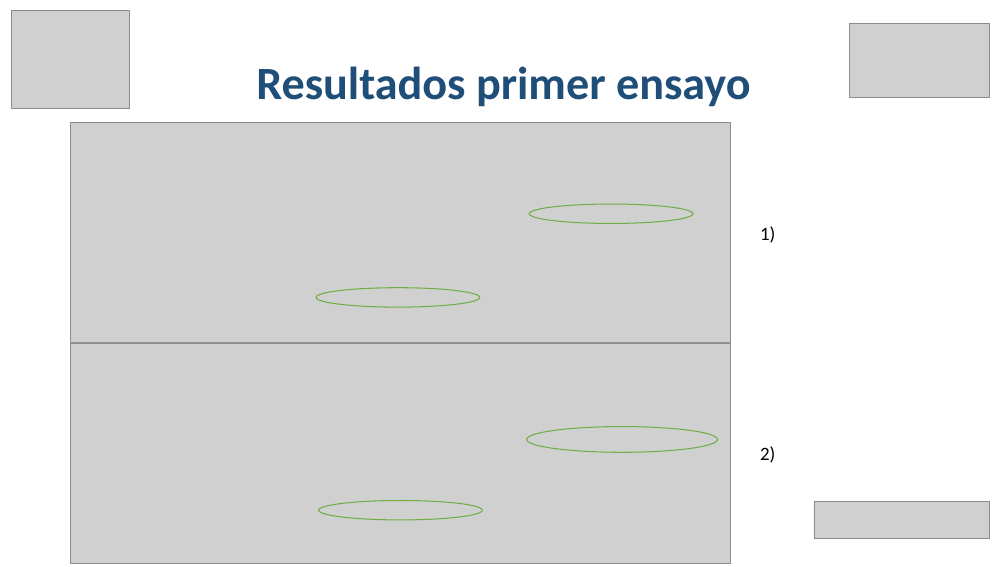
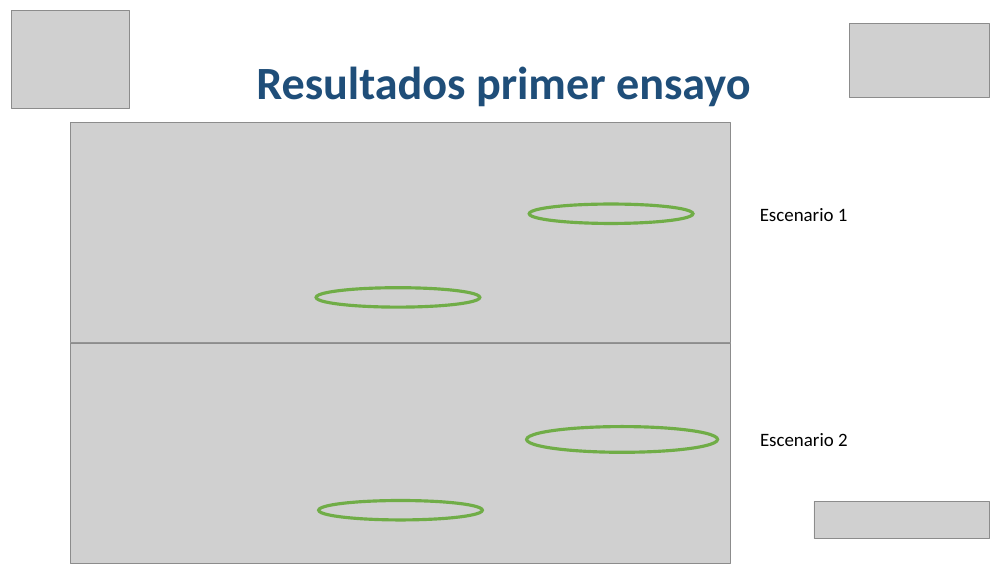
Before and after one commit to EmilioLdelaFuente/tfg, a slide deck: slide 18 of tfgPP.pptx. Drawn at 1008x567 pixels with LibreOffice and Linux fonts; fonts in the diff are those of the drawing; grey boxes stand for pictures. Boxes give left, top, right and bottom in pixels: in the first picture for what was removed or moved away, otherwise in the second. Text is boxed around its words. In the diff, an @@ line names an element or a change of style, - is before the commit and + after.

```diff
--- a/tfgPP.pptx
+++ b/tfgPP.pptx
@@ text at (760, 208, 848, 221): text changed @@
-1)
+Escenario 1
@@ outline #70AD47 1 pt to #70AD47 3 pt in 4 elements at (316, 288, 480, 308), (529, 204, 693, 224), (318, 501, 482, 520), (527, 426, 718, 452) @@
@@ text at (760, 433, 848, 446): text changed @@
-2)
+Escenario 2
```
Also in this commit, not shown: 6 other slides changed, 2 slides added.
